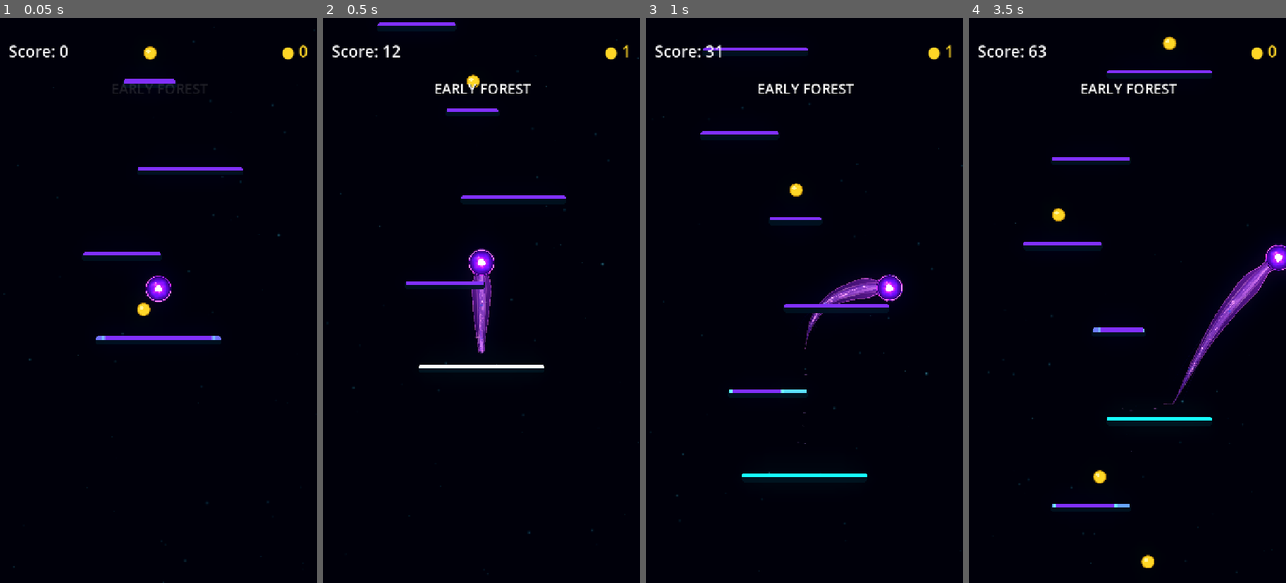
Above: before the commit, frames 1-4 (left to right).
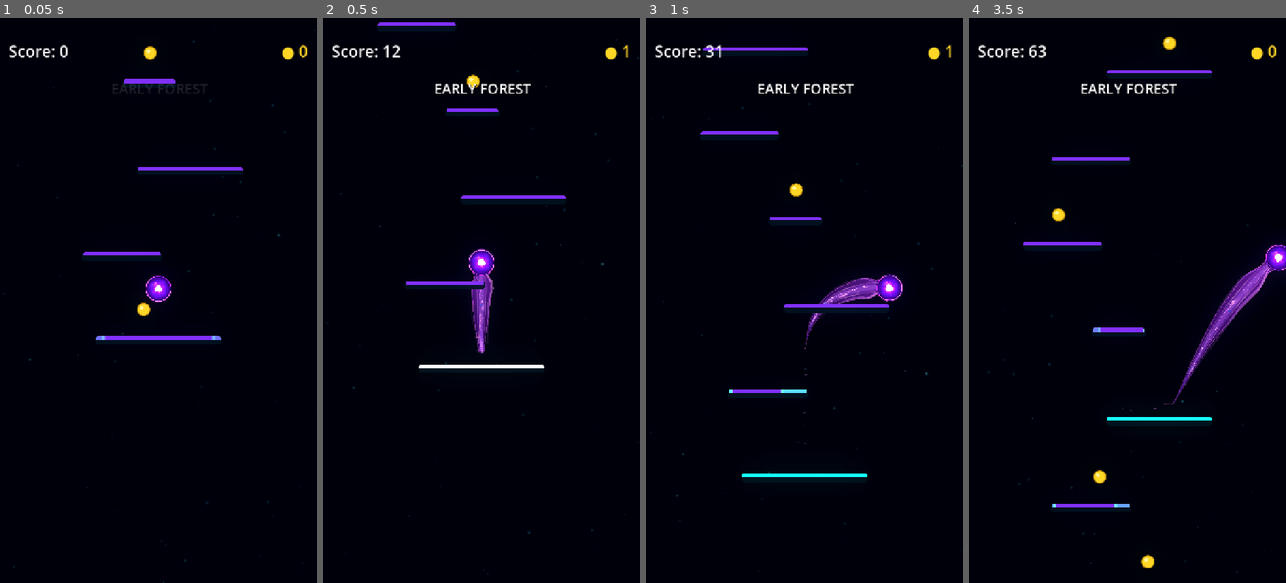
Above: after the commit, the same moments.

Repository: Kryodo/TowerJump
Game: Godot game, scene res://scenes/main.tscn
The game is run twice, just before and just after one commit, with the same random seed, the same clock (stepped at 60 frames per second) and the same inputs.
Inputs (mouse positions are in pixels of both pictures, inside the frame that each line leads up to):
- Up to frame 1 (0.05 s): no input
- Up to frame 2 (0.5 s): no input
- Up to frame 3 (1 s): move the mouse to (874, 272) at 0.52 s; hold Right (ui_right) from 0.53 s (still down); click (874, 272) at 0.67 s
- Up to frame 4 (3.5 s): release Right (ui_right) at 1.25 s; drag from (1064, 328) to (1117, 193) at 1.27 s; click "Nochmal spielen" at 2 s; move the mouse to (1159, 176) at 2.77 s; hold Right (ui_right) from 2.78 s (still down)

Frame 1 is identical in both runs. In frame 2, 0.1% of the frame differs, in the area x 46-54%, y 45-58%; in frame 3, 0.1%; in frame 4, 0.3%, in the area x 72-96%, y 43-62%.

Commit message:
Make wisps peel beyond the unified comet silhouette

Diff:
--- a/scripts/ball_trail.gd
+++ b/scripts/ball_trail.gd
@@ -280,12 +280,22 @@
 	if _points.size() < 2:
 		return
 
-	var denominator: float = float(_points.size() - 1)
+	# Match the filament spread to the actual silhouette width, then let each
+	# wisp drift a little inside/outside its edge instead of sitting enclosed.
+	var total_distance: float = 0.0
+	for i in range(1, _points.size()):
+		total_distance += _points[i - 1].distance_to(_points[i])
+	if total_distance < 0.001:
+		return
+
+	var distance_along: float = 0.0
 	for i in range(_points.size()):
 		var raw_point: Vector2 = _points[i]
 		var point: Vector2 = _get_animated_trail_point(i)
+		if i > 0:
+			distance_along += _points[i - 1].distance_to(_points[i])
+
 		var tangent: Vector2
-
 		if i < _points.size() - 1:
 			tangent = raw_point - _points[i + 1]
 		else:
@@ -297,13 +307,40 @@
 
 		tangent = tangent.normalized()
 		var perpendicular := Vector2(-tangent.y, tangent.x)
-		var t: float = float(i) / denominator
-		var envelope: float = smoothstep(0.0, 0.24, t)
-		var sway: float = sin(_trail_time * 0.75 + t * 5.8 + phase)
-		# Keep each wisp on its own side while varying its offset, rather than
-		# allowing rapid oscillation to make the wisps swap sides.
-		var drift: float = (4.0 + amplitude * 0.35 * (1.0 + sway)) * envelope * t
-		var offset: Vector2 = perpendicular * side * drift * wisp_strength
+		var progress: float = distance_along / total_distance
+		var envelope: float = smoothstep(0.015, 0.18, progress)
+		var sway: float = sin(_trail_time * 0.75 + progress * 6.7 + phase)
+		var flutter: float = sin(_trail_time * 1.10 + progress * 10.5 + phase * 1.6)
+
+		var width_factor: float = 1.0
+		if _trail_aura.width_curve != null:
+			width_factor = _trail_aura.width_curve.sample_baked(progress)
+		var trail_half_width: float = _trail_aura.width * width_factor * 0.5
+		var root_blend: float = 1.0 - smoothstep(
+			0.0,
+			UNIFIED_ROOT_BLEND_DISTANCE,
+			distance_along
+		)
+		var silhouette_half_width: float = lerp(
+			trail_half_width,
+			UNIFIED_HEAD_RADIUS,
+			root_blend
+		)
+
+		# The widening clearance makes the wisp emerge from the orb's trailing
+		# edge, then track just outside the narrowing body. Flutter occasionally
+		# lets it dip back over the contour so it feels like living energy,
+		# rather than a pair of rigid parallel wires.
+		var clearance: float = (
+			1.5 + amplitude * 0.08 * (1.0 + sway)
+		) * wisp_strength
+		var lateral_flutter: float = flutter * (1.5 + amplitude * 0.08) * wisp_strength * 0.75
+		var target_offset: float = max(
+			silhouette_half_width * 0.80 + clearance + lateral_flutter,
+			silhouette_half_width * 0.48
+		)
+		var drift: float = target_offset * envelope
+		var offset: Vector2 = perpendicular * side * drift
 
 		line.add_point(line.to_local(point + offset))
 
